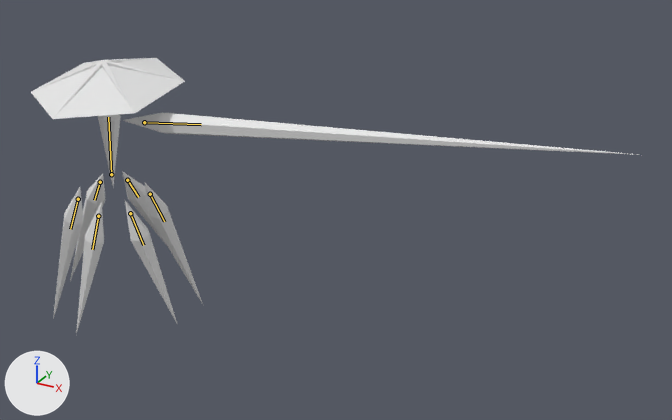
The glTF model glb_imports/Clarity.glb: old version first, new version second.
The view is the same before and after, from a 50 mm camera at (56.9, -60.6, 36.1) aimed at (20.0, 6.6, 2.6). Arrows for +X, +Y and +Z are at lower left; the lights stay in place. The older version comes first. Both versions are drawn at frame 111 of the action 'DoubleSliceLeftDelayed'; the numbers are the values there. The bones that change, and the others that lie on the model, are drawn over the model as lines.

Names of what the first picture shows: 'Arm', 'BackLeft', 'BackRight', 'Center', 'FrontLeft', 'FrontRight', 'Hat', 'MiddleLeft', 'MiddleRight'.
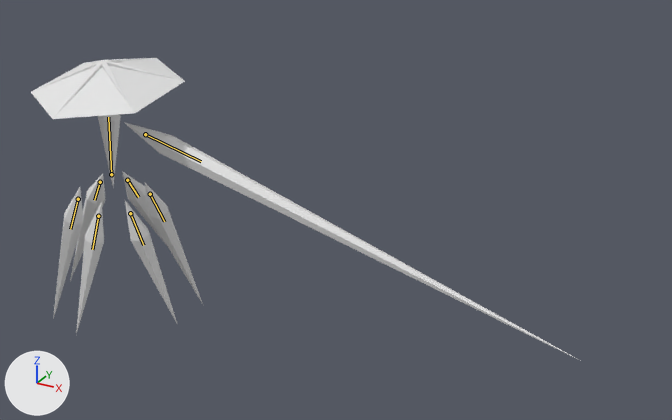
Changed parts and their boxes (x1, y1, x2, y2) in the pictures (672 x 420 px):
'Arm', posed (11% narrower, 445% taller): before (123, 112, 639, 155); after (124, 122, 581, 361)
bone 'Arm', root to tip: before (144, 122) to (201, 124); after (145, 134) to (201, 161)

Edits to the bpy script that builds the scene:
```text
Change bone_arm:
    where bone_arm = bpy.data.objects['Armature'].pose.bones['Arm']  # child of 'Center'
    bone_arm.location: (-2.73, -7.24, 0.23) -> (-3.73, -6.62, 0.2)
    bone_arm.rotation_quaternion: (-0.022, 0.95, -0.194, -0.243) -> (-0.043, 0.903, -0.388, -0.18)  # degrees (177, 28, -24) -> degrees (176, 21, -47)
```
